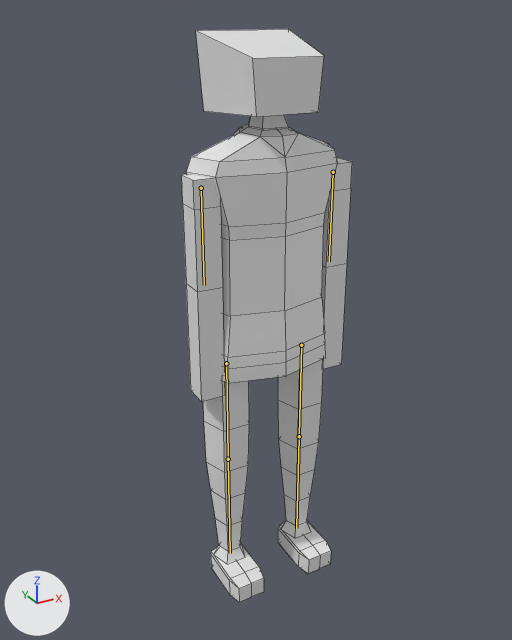
An edit to the Blender file assets/blender_Raw/Player.blend, drawn before and after from the same camera.
Camera for both pictures: a 50 mm camera at (-25.6, -45.0, 46.7) aimed at (0.0, 1.5, 23.5). Every picture has the same lights, and +X, +Y and +Z are marked at lower left. The bones that change are drawn over the model as lines. Mesh edges are drawn as thin lines.

In view in the first picture: 'RIG_ARM', 'RIG_ARM2', 'RIG_HEAD', 'RIG_LEG', 'RIG_LEG2', 'RIG_TORSO'.
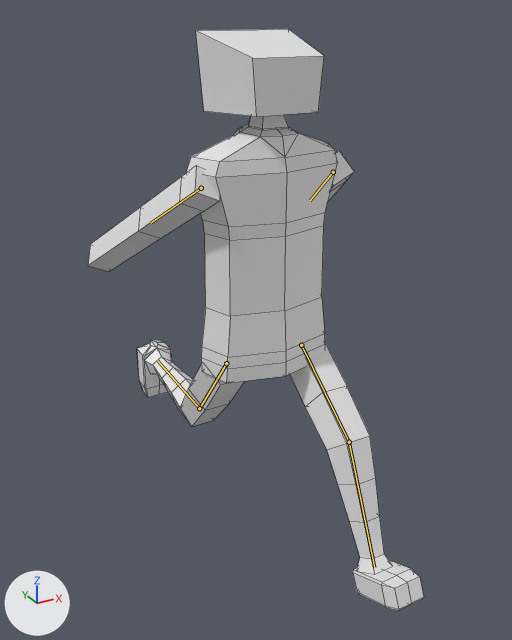
The newer file adds an action. The first version stands in its rest pose; the second is drawn at frame 0 of the action 'Running Loop'.

Where the change shows, as pixel boxes (x1, y1, x2, y2) in the pictures (512 x 640 px):
'RIG_LEG', posed (150% wider, 24% taller): before (278, 359, 331, 574); after (290, 344, 424, 611)
'RIG_ARM2', posed (202% wider, 53% shorter): before (182, 174, 225, 402); after (88, 166, 220, 272)
'RIG_LEG2', posed: before (203, 381, 264, 602); after (137, 340, 244, 426)
'RIG_ARM', posed: before (322, 157, 352, 369); after (328, 150, 354, 201)
bone 'Bone2', root to tip: before (333, 172) to (329, 261); after (333, 172) to (310, 200)
bone 'Bone3', root to tip: before (201, 188) to (204, 285); after (201, 188) to (150, 223)
bone 'Bone5', root to tip: before (301, 345) to (299, 436); after (301, 345) to (349, 442)
bone 'Bone5.2', root to tip: before (299, 436) to (296, 528); after (349, 442) to (374, 567)
bone 'Bone6', root to tip: before (226, 363) to (228, 459); after (226, 363) to (199, 408)
bone 'Bone6.2', root to tip: before (228, 459) to (230, 553); after (199, 408) to (157, 360)

Edits to the bpy script that builds the scene:
```text
Change bone_bone2:
    where bone_bone2 = bpy.data.objects['Armature'].pose.bones['Bone2']  # child of 'Bone1'
    bone_bone2.rotation_euler: (0.0, 0.0, 0.0) -> (-0.96, 0.0, 0.436)  # degrees (0, 0, 0) -> degrees (-55, 0, 25)
Change bone_bone3:
    where bone_bone3 = bpy.data.objects['Armature'].pose.bones['Bone3']  # child of 'Bone1'
    bone_bone3.rotation_euler: (0.0, 0.0, 0.0) -> (-0.96, 0.0, -0.436)  # degrees (0, 0, 0) -> degrees (-55, 0, -25)
Change bone_bone5:
    where bone_bone5 = bpy.data.objects['Armature'].pose.bones['Bone5']  # child of 'Bone1'
    bone_bone5.rotation_quaternion: (1.0, 0.0, 0.0, 0.0) -> (1.0, 0.0, 0.0, 0.5)  # degrees (0, 0, 0) -> degrees (0, 0, 53)
Change bone_bone5_2:
    where bone_bone5_2 = bpy.data.objects['Armature'].pose.bones['Bone5.2']  # child of 'Bone5'
    bone_bone5_2.rotation_quaternion: (1.0, 0.0, 0.0, 0.0) -> (1.0, 0.0, 0.0, -0.25)  # degrees (0, 0, 0) -> degrees (0, 0, -28)
Change bone_bone6:
    where bone_bone6 = bpy.data.objects['Armature'].pose.bones['Bone6']  # child of 'Bone1'
    bone_bone6.rotation_quaternion: (1.0, 0.0, 0.0, 0.0) -> (1.0, 0.0, 0.0, -0.35)  # degrees (0, 0, 0) -> degrees (0, 0, -39)
Change bone_bone6_2:
    where bone_bone6_2 = bpy.data.objects['Armature'].pose.bones['Bone6.2']  # child of 'Bone6'
    bone_bone6_2.rotation_quaternion: (1.0, 0.0, 0.0, 0.0) -> (1.0, 0.0, 0.0, -0.5)  # degrees (0, 0, 0) -> degrees (0, 0, -53)
```
